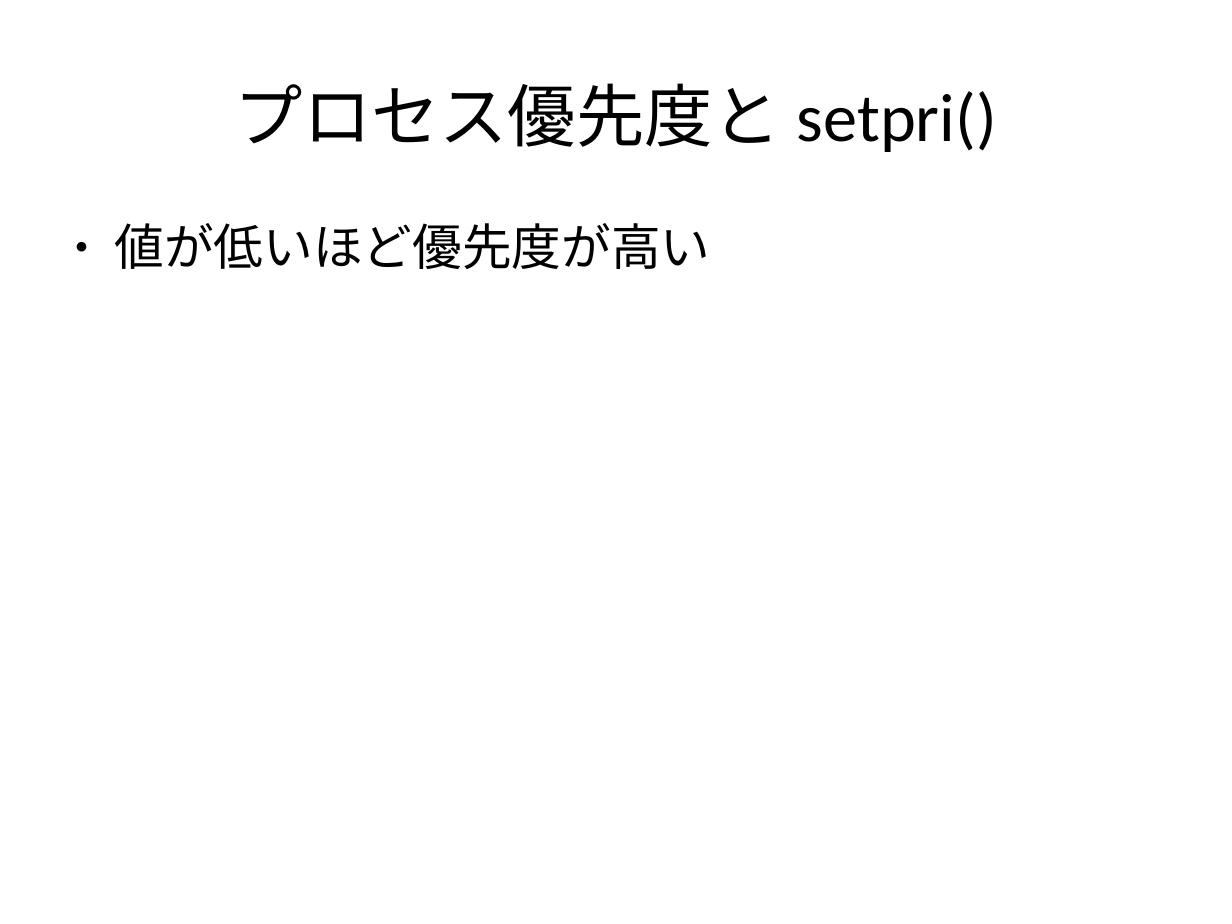
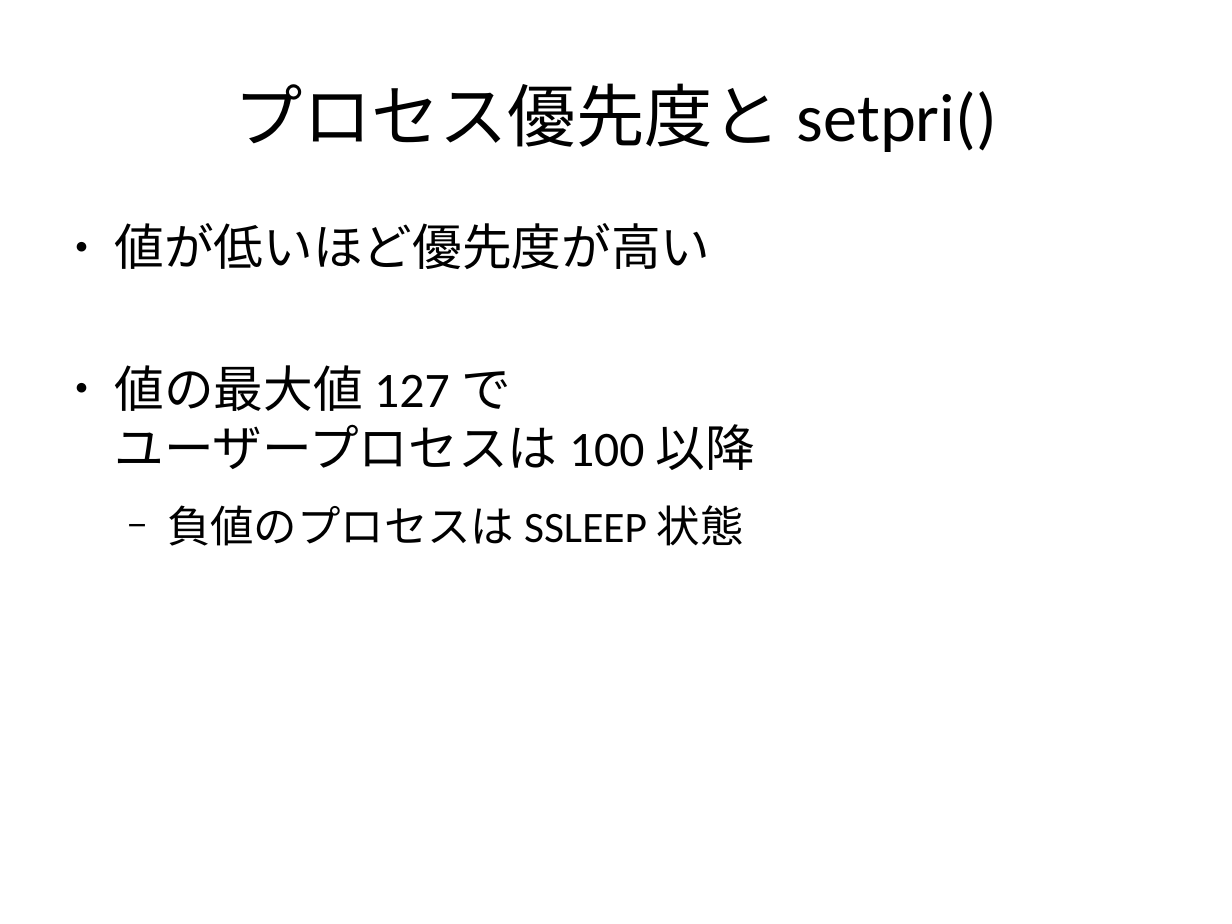
Before and after one commit to andromedroid/ame, a slide deck: slide 19 of doc/unix_v6/process_matome.odp. Drawn at 1232x924 pixels with LibreOffice and Linux fonts; fonts in the diff are those of the drawing. Boxes give left, top, right and bottom in pixels: in the first picture for what was removed or moved away, otherwise in the second. Text is boxed around its words. In the diff, an @@ line names an element or a change of style, - is before the commit and + after.

```diff
--- a/doc/unix_v6/process_matome.odp
+++ b/doc/unix_v6/process_matome.odp
@@ text at (114, 365, 755, 546): paragraphs added @@
+● 値の最大値 127 で
+  ユーザープロセスは 100 以降
+  − 負値のプロセスは SSLEEP 状態
```
Also in this commit, not shown: 8 other slides changed, 14 slides added, 12 slides removed.
